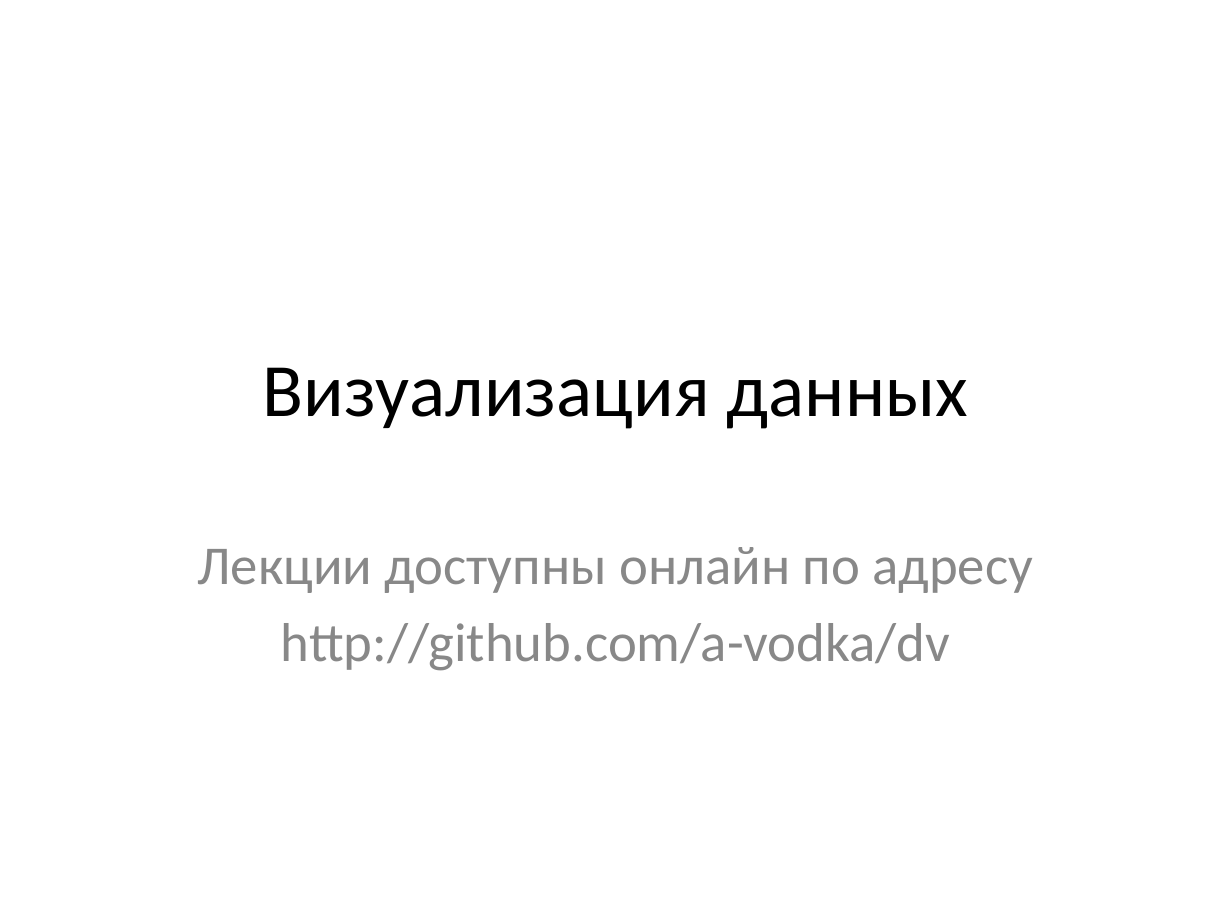
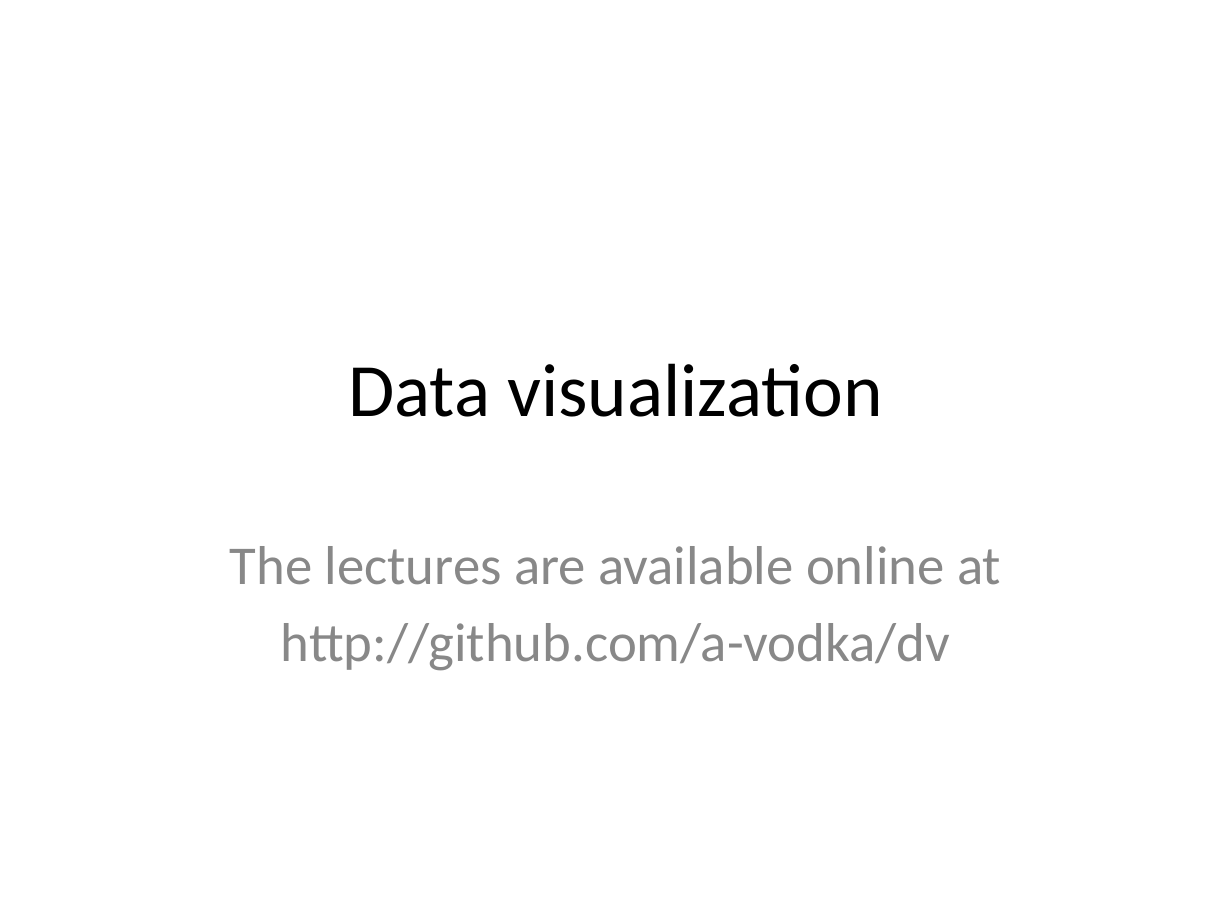
Before and after one commit to a-vodka/dv, a slide deck: slide 1 of dv-lec1-intro.pptx. Drawn at 1232x924 pixels with LibreOffice and Linux fonts; fonts in the diff are those of the drawing; background and template pictures are left out. Boxes give left, top, right and bottom in pixels: in the first picture for what was removed or moved away, otherwise in the second. Text is boxed around its words. In the diff, an @@ line names an element or a change of style, - is before the commit and + after.

```diff
--- a/dv-lec1-intro.pptx
+++ b/dv-lec1-intro.pptx
@@ title at box(348, 363, 883, 417): text changed @@
-Визуализация данных
+Data visualization
@@ subtitle at box(230, 546, 1001, 585): text changed @@
-Лекции доступны онлайн по адресу
+The lectures are available online at
```
Also in this commit, not shown: 28 other slides changed, 5 slides added, 5 slides removed, 9 other files.
